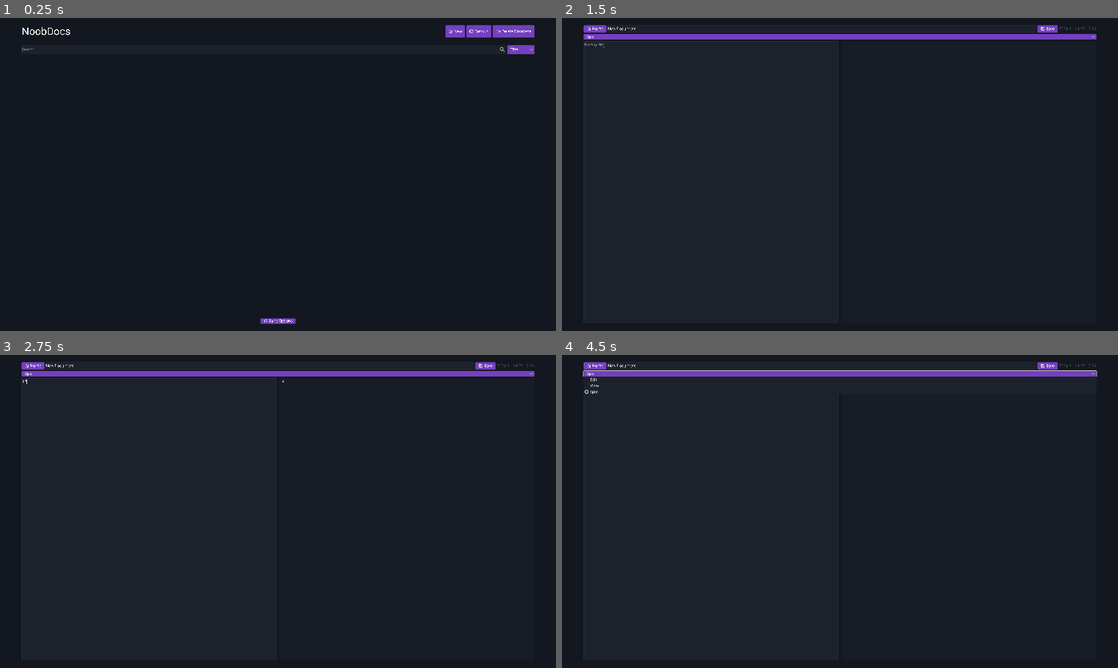
Above: before the commit, frames 1-4 (two rows, left to right).
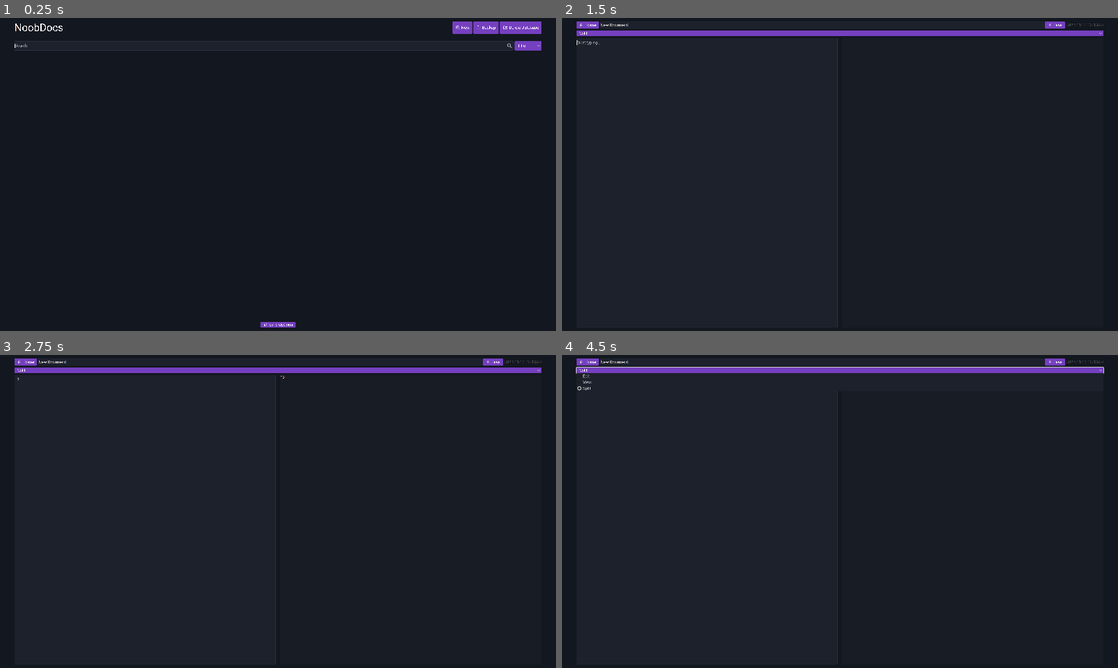
Above: after the commit, the same moments.

Repository: FunNoober/NoobDocsGodot
Game: Godot game, scene res://main_ui.tscn
Same seed, same stepped clock (60 frames per second), same inputs: the game is played once before the commit and once after it.
Inputs (mouse positions are in pixels of both pictures, inside the frame that each line leads up to):
- Up to frame 1 (0.25 s): no input
- Up to frame 2 (1.5 s): click (823, 49) at 0.52 s; type "12" at 0.6 s; click "New" at 1.25 s
- Up to frame 3 (2.75 s): click (150, 520) at 2.02 s; type "12" at 2.1 s
- Up to frame 4 (4.5 s): click "Home" at 2.75 s; click "New Document" at 3.5 s; click "Split" at 4.25 s

The runs differ from the first frame. In frame 1, 1.2% of the frame differs, in the area x 2-98%, y 1-99%; in frame 2, 2.4%; in frame 3, 2.3%; in frame 4, 2.6%.

Commit message:
Updated various styling across the desktop client to improve readability and inrease the efficiency of space used on the screen

Diff:
--- a/desktop_client/assets/prefab/document_page.tscn
+++ b/desktop_client/assets/prefab/document_page.tscn
@@ -20,45 +20,44 @@
 corner_radius_bottom_right = 2
 corner_radius_bottom_left = 2
 
-[sub_resource type="Resource" id="Resource_6v724"]
-resource_local_to_scene = true
+[sub_resource type="Resource" id="Resource_pr31x"]
 script = ExtResource("3_t6wkr")
 font_size = 2.285
-is_bold = false
-is_italic = false
-is_underlined = false
-override_font_color = false
-font_color = Color(1, 1, 1, 1)
+is_bold = true
+is_italic = false
+is_underlined = false
+override_font_color = true
+font_color = Color(0.654902, 0.501961, 0.831373, 1)
 
 [sub_resource type="Resource" id="Resource_iq0o3"]
 resource_local_to_scene = true
 script = ExtResource("4_wehlw")
 font_size = 1.714
-is_bold = false
-is_italic = false
-is_underlined = false
-override_font_color = false
-font_color = Color(1, 1, 1, 1)
+is_bold = true
+is_italic = false
+is_underlined = false
+override_font_color = true
+font_color = Color(0.960784, 0.639216, 0.564706, 1)
 
 [sub_resource type="Resource" id="Resource_ye7cl"]
 resource_local_to_scene = true
 script = ExtResource("5_du4c6")
-font_size = 1.428
-is_bold = false
-is_italic = false
-is_underlined = false
-override_font_color = false
-font_color = Color(1, 1, 1, 1)
+font_size = 1.35
+is_bold = false
+is_italic = false
+is_underlined = false
+override_font_color = true
+font_color = Color(0.886275, 0.639216, 0.921569, 1)
 
 [sub_resource type="Resource" id="Resource_roe5p"]
 resource_local_to_scene = true
 script = ExtResource("6_l0dgv")
-font_size = 1.142
-is_bold = false
-is_italic = false
-is_underlined = false
-override_font_color = false
-font_color = Color(1, 1, 1, 1)
+font_size = 1.15
+is_bold = false
+is_italic = false
+is_underlined = false
+override_font_color = true
+font_color = Color(0.741176, 0.698039, 0.92549, 1)
 
 [sub_resource type="Resource" id="Resource_r8r10"]
 resource_local_to_scene = true
@@ -68,7 +67,7 @@
 is_italic = false
 is_underlined = false
 override_font_color = false
-font_color = Color(1, 1, 1, 1)
+font_color = Color(0.854902, 0.831373, 0.760784, 1)
 
 [sub_resource type="Resource" id="Resource_6mqfx"]
 resource_local_to_scene = true
@@ -147,15 +146,15 @@
 anchor_bottom = 1.0
 grow_horizontal = 2
 grow_vertical = 2
-theme_override_constants/margin_left = 75
-theme_override_constants/margin_top = 25
-theme_override_constants/margin_right = 75
-theme_override_constants/margin_bottom = 25
+theme_override_constants/margin_left = 50
+theme_override_constants/margin_top = 12
+theme_override_constants/margin_right = 50
+theme_override_constants/margin_bottom = 12
 script = ExtResource("3_bvjxs")
 
 [node name="MainContainer" type="VBoxContainer" parent="DocumentMargain"]
 layout_mode = 2
-theme_override_constants/separation = 5
+theme_override_constants/separation = 6
 
 [node name="TopBar" type="HBoxContainer" parent="DocumentMargain/MainContainer"]
 layout_mode = 2
@@ -228,7 +227,7 @@
 layout_mode = 2
 size_flags_horizontal = 3
 size_flags_vertical = 3
-theme_override_constants/separation = 10
+theme_override_constants/separation = 16
 
 [node name="Editor" type="TextEdit" parent="DocumentMargain/MainContainer/EditorScroll/EditorViewer"]
 layout_mode = 2
@@ -248,7 +247,7 @@
 theme_override_styles/normal = SubResource("StyleBoxFlat_ct1sf")
 bbcode_enabled = true
 script = ExtResource("2_k71dw")
-h1 = SubResource("Resource_6v724")
+h1 = SubResource("Resource_pr31x")
 h2 = SubResource("Resource_iq0o3")
 h3 = SubResource("Resource_ye7cl")
 h4 = SubResource("Resource_roe5p")
@@ -262,9 +261,7 @@
 anchor_top = 1.0
 anchor_right = 1.0
 anchor_bottom = 1.0
-offset_top = 1080.0
-offset_right = 1920.0
-offset_bottom = 1099.0
+offset_bottom = 19.0
 grow_horizontal = 2
 grow_vertical = 0
 
--- a/desktop_client/assets/themes/main_ui.tres
+++ b/desktop_client/assets/themes/main_ui.tres
@@ -111,6 +111,13 @@
 corner_radius_bottom_right = 2
 corner_radius_bottom_left = 2
 
+[sub_resource type="StyleBoxFlat" id="StyleBoxFlat_bfxxo"]
+bg_color = Color(0.415686, 0.415686, 0.415686, 1)
+corner_radius_top_left = 4
+corner_radius_top_right = 4
+corner_radius_bottom_right = 4
+corner_radius_bottom_left = 4
+
 [sub_resource type="StyleBoxFlat" id="StyleBoxFlat_r0y6x"]
 bg_color = Color(0.164706, 0.192157, 0.25098, 1)
 corner_radius_top_left = 2
@@ -136,10 +143,13 @@
 PopupMenu/styles/panel = SubResource("StyleBoxFlat_p4ehb")
 ProgressBar/styles/background = SubResource("StyleBoxFlat_o1vw5")
 ProgressBar/styles/fill = SubResource("StyleBoxFlat_m6k2s")
+RichTextLabel/constants/line_separation = 8
 RichTextLabel/fonts/bold_font = ExtResource("1_fcplc")
 RichTextLabel/fonts/bold_italics_font = ExtResource("2_sqolg")
 RichTextLabel/fonts/italics_font = ExtResource("3_6lxnv")
 RichTextLabel/fonts/mono_font = ExtResource("4_62uo0")
+TextEdit/constants/line_spacing = 8
 TextEdit/styles/focus = SubResource("StyleBoxFlat_ukde7")
 TextEdit/styles/normal = SubResource("StyleBoxFlat_vaqvt")
+VScrollBar/styles/grabber = SubResource("StyleBoxFlat_bfxxo")
 Window/styles/embedded_border = SubResource("StyleBoxFlat_r0y6x")
--- a/desktop_client/main_ui.tscn
+++ b/desktop_client/main_ui.tscn
@@ -158,10 +158,10 @@
 anchor_bottom = 1.0
 grow_horizontal = 2
 grow_vertical = 2
-theme_override_constants/margin_left = 75
-theme_override_constants/margin_top = 25
-theme_override_constants/margin_right = 75
-theme_override_constants/margin_bottom = 25
+theme_override_constants/margin_left = 50
+theme_override_constants/margin_top = 12
+theme_override_constants/margin_right = 50
+theme_override_constants/margin_bottom = 12
 script = ExtResource("3_ek45p")
 
 [node name="MainContainer" type="VBoxContainer" parent="UiMargain"]
Not shown: 1 places in desktop_client/assets/themes/main_ui.tres that only renumber resources
